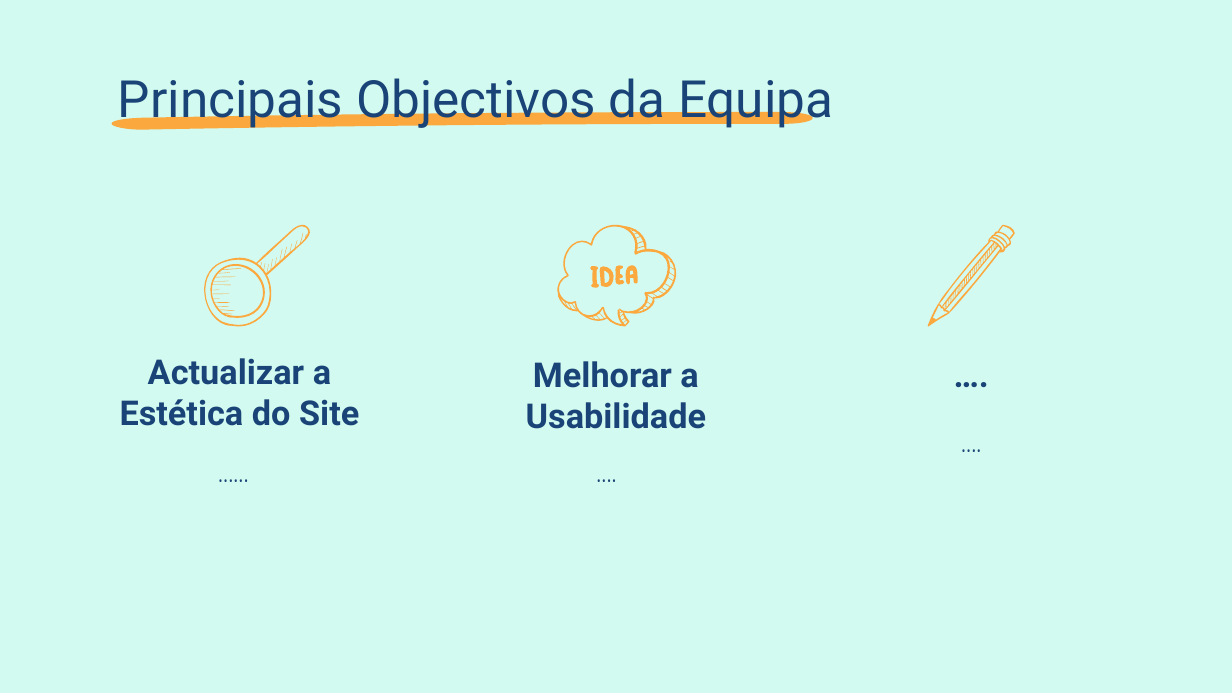
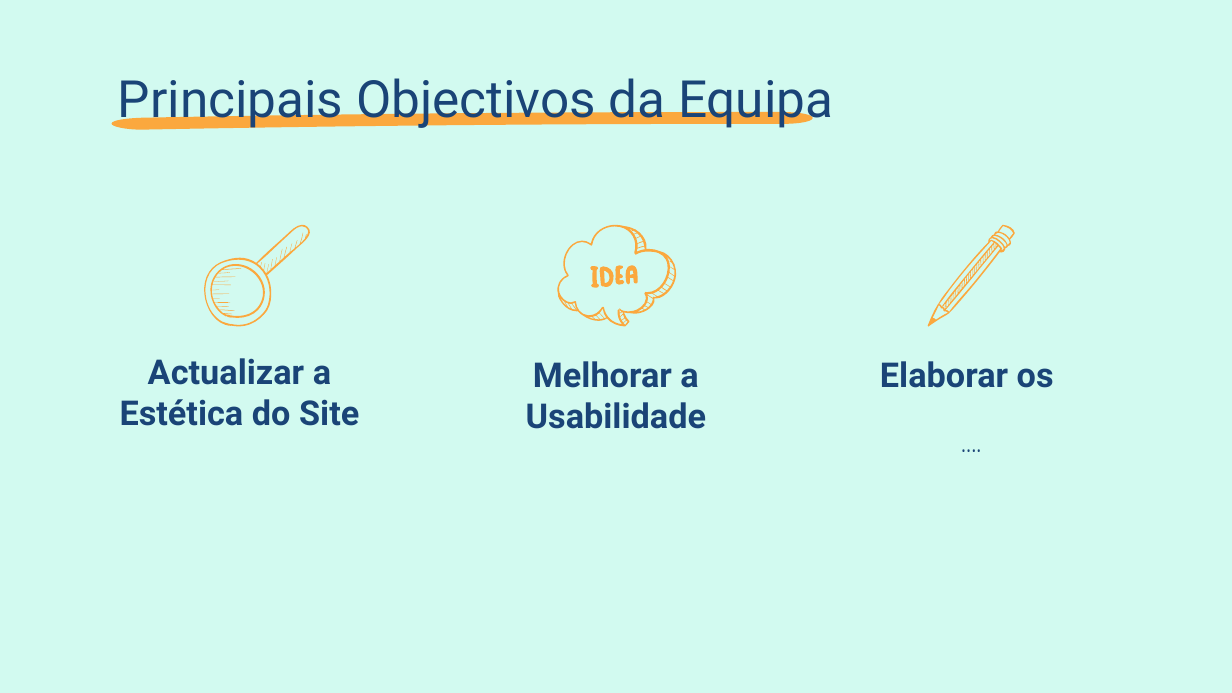
Before and after one commit to DuarteSVL/duartesvl.github.io, a slide deck: slide 6 of Apresentação/ProjectoFinal_TeamT.pptx (slide 7 before the commit). Drawn at 1232x693 pixels with LibreOffice and Linux fonts; fonts in the diff are those of the drawing. Boxes give left, top, right and bottom in pixels: in the first picture for what was removed or moved away, otherwise in the second. Text is boxed around its words. In the diff, an @@ line names an element or a change of style, - is before the commit and + after.

```diff
--- a/Apresentação/ProjectoFinal_TeamT.pptx
+++ b/Apresentação/ProjectoFinal_TeamT.pptx
@@ subtitle removed at bbox=[824, 341, 1117, 405] @@
-….
@@ subtitle added at bbox=[880, 361, 1054, 388], 20 pt, text #1A4477, bold @@
+Elaborar os
@@ subtitle removed at bbox=[87, 442, 381, 610] @@
-……
@@ subtitle removed at bbox=[460, 442, 753, 610] @@
-….
```
Also in this commit, not shown: 5 other slides changed, 1 slide removed, 1 other file.
